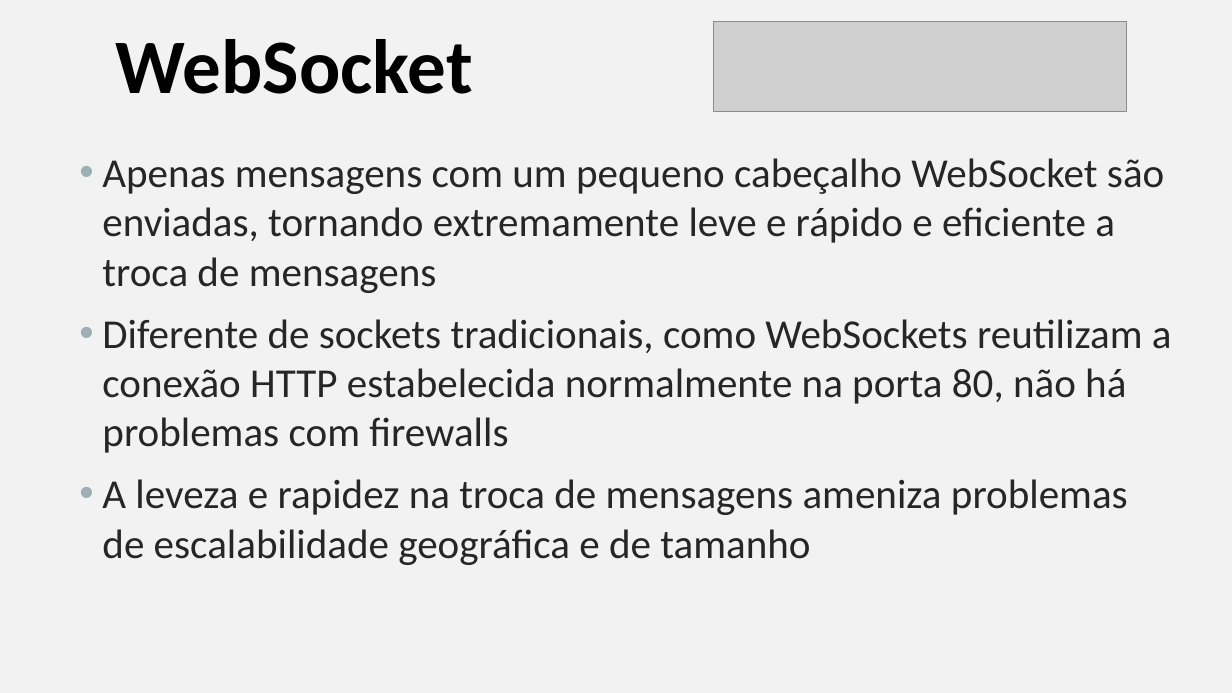
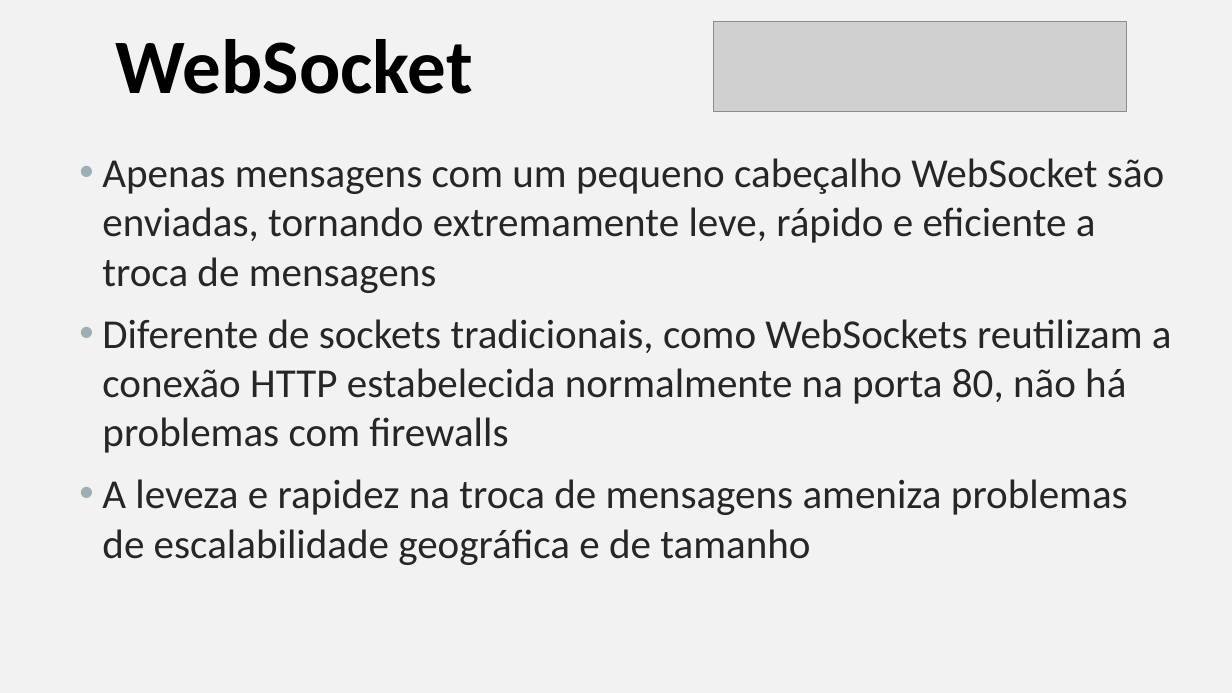
Before and after one commit to manoelcampos/sistemas-distribuidos, a slide deck: slide 4 of projects/02-websocket-chat-nodejs/websocket.pptx. Drawn at 1232x693 pixels with LibreOffice and Linux fonts; fonts in the diff are those of the drawing; grey boxes stand for pictures. Boxes give left, top, right and bottom in pixels: in the first picture for what was removed or moved away, otherwise in the second. Text is boxed around its words. In the diff, an @@ line names an element or a change of style, - is before the commit and + after.

Commit message:
Adicionada apresentação SD. Atualiza projetos

```diff
--- a/projects/02-websocket-chat-nodejs/websocket.pptx
+++ b/projects/02-websocket-chat-nodejs/websocket.pptx
@@ text at bbox=[102, 158, 1164, 293]: text changed @@
-• Apenas mensagens com um pequeno cabeçalho WebSocket são enviadas, tornando extremamente leve e rápido e eficiente a troca de mensagens
+• Apenas mensagens com um pequeno cabeçalho WebSocket são enviadas, tornando extremamente leve, rápido e eficiente a troca de mensagens
```
Also in this commit, not shown: 5 other files.
